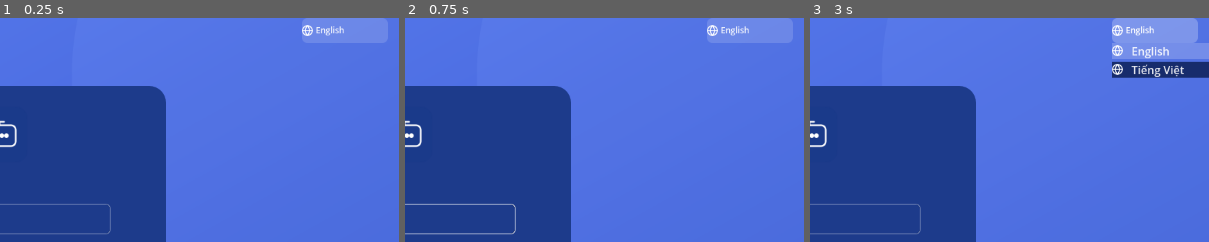
Above: before the commit, frames 1-3 (left to right).
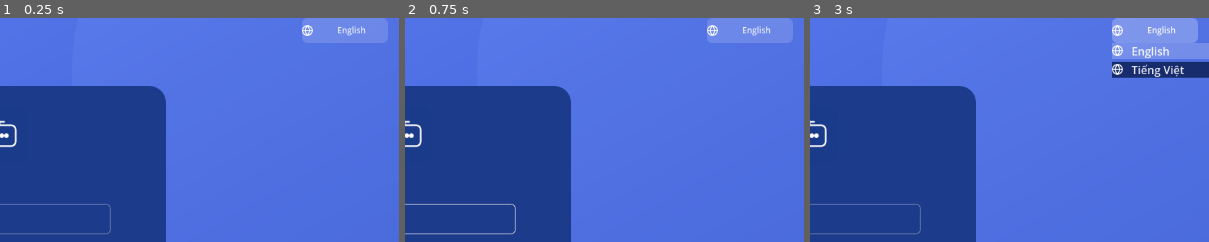
Above: after the commit, the same moments.

Repository: anv99-vn/code-game
Game: Godot game, scene res://scenes/main.tscn
Two runs of this game, one before a commit and one after it. Both use one fixed random seed, a clock stepped at 60 frames per second and the inputs below.
Inputs (mouse positions are % of the whole screen's width and height, from its top left):
- Up to frame 1 (0.25 s): no input
- Up to frame 2 (0.75 s): click (50, 47) at 0.52 s; type "Alex" at 0.6 s
- Up to frame 3 (3 s): click (50, 57) at 0.75 s; type "12" at 0.83 s; click "Login" at 1.25 s; click "Forgot password?" at 2 s; click "English" at 2.75 s
The pictures show only the part of the screen within x 50-100%, y 2-52%; the shares and areas given below are measured in that part.

The runs differ from the first frame. In frame 1, 0.3% of the frame differs, in the area x 79-92%, y 3-9%; in frame 2, 0.3%; in frame 3, 0.3%.

Commit message:
Merge PR #3: feat: smooth camera follow with easing

Diff:
--- a/scenes/game.tscn
+++ b/scenes/game.tscn
@@ -24,7 +24,7 @@
 [node name="CollisionShape2D" type="CollisionShape2D" parent="Player" unique_id=954044468]
 shape = SubResource("CircleShape2D_2yhen")
 
-[node name="Camera2D" type="Camera2D" parent="Player"]
+[node name="Camera2D" type="Camera2D" parent="Player" unique_id=21195865]
 position_smoothing_enabled = true
 position_smoothing_speed = 5.0
 
--- a/scenes/login.tscn
+++ b/scenes/login.tscn
@@ -268,7 +268,7 @@
 theme_override_colors/font_hover_color = Color(0, 0, 0, 1)
 theme_override_font_sizes/font_size = 12
 text = "English"
-alignment = 0
+alignment = 1
 
 [node name="LangDropdown" type="VBoxContainer" parent="LangButton" unique_id=291513591]
 visible = false
